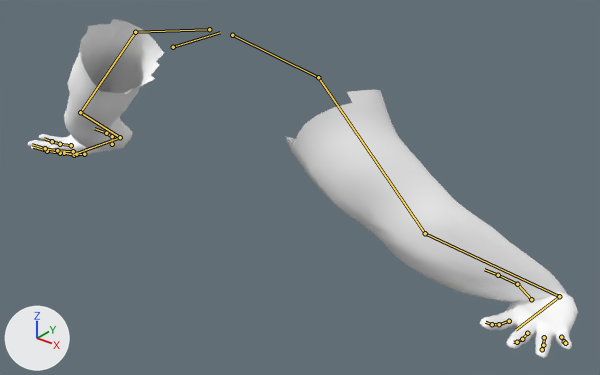
The Blender file assets/weapon/fist/weapon_fist.blend: old version first, new version second.
Both versions are drawn from a 50 mm lens placed at (2.46, -2.52, 1.05), pointed at (0.07, 0.47, -0.81). Lighting does not change. The marker at lower left points along +X, +Y and +Z. The bones that bend it are drawn over the model as lines.

Names of what the first picture shows: 'hand'.
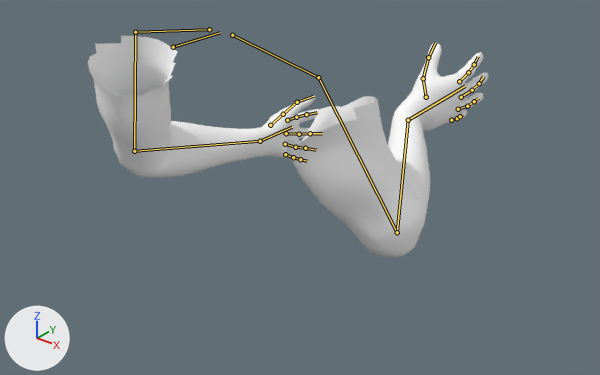
The newer file adds an action. The first version stands in its rest pose; the second is drawn at frame 1 of the action 'sprint_post'.

Scene script edits in JSON lines:
```json
{"block": "bone_hand_target_l", "where": "bone_hand_target_l = bpy.data.objects['Armature'].pose.bones['Hand_Target_L']  # child of 'Root'"}
{"op": "set", "path": "bone_hand_target_l.location", "old": "(0.0, 0.0, 0.0)", "new": "(-4.68, -1.03, 0.66)"}
{"op": "set", "path": "bone_hand_target_l.rotation_quaternion", "old": "(1.0, 0.0, 0.0, 0.0)", "new": "(0.016, 0.608, 0.048, -0.793)", "note": "degrees (0, 0, 0) -> degrees (-13, 75, 173)"}
{"block": "bone_hand_target_r", "where": "bone_hand_target_r = bpy.data.objects['Armature'].pose.bones['Hand_Target_R']  # child of 'Root'"}
{"op": "set", "path": "bone_hand_target_r.location", "old": "(0.0, 0.0, 0.0)", "new": "(4.84, -0.73, 2.59)"}
{"op": "set", "path": "bone_hand_target_r.rotation_quaternion", "old": "(1.0, 0.0, 0.0, 0.0)", "new": "(-0.212, -0.639, -0.046, -0.738)", "note": "degrees (0, 0, 0) -> degrees (62, -68, 104)"}
```

Boxes (x1, y1, x2, y2) around the edits, measured in the pictures (600 x 375 px):
```json
{"object": "hand", "change": "posed", "before": [27, 19, 578, 358], "after": [88, 36, 488, 257], "on screen": "27% narrower, 35% shorter"}
{"bone": "Hand_Target_L", "before": "(120, 137) to (73, 154)", "after": "(260, 141) to (292, 127)"}
{"bone": "Hand_Target_R", "before": "(559, 296) to (515, 330)", "after": "(408, 120) to (465, 86)"}
```
